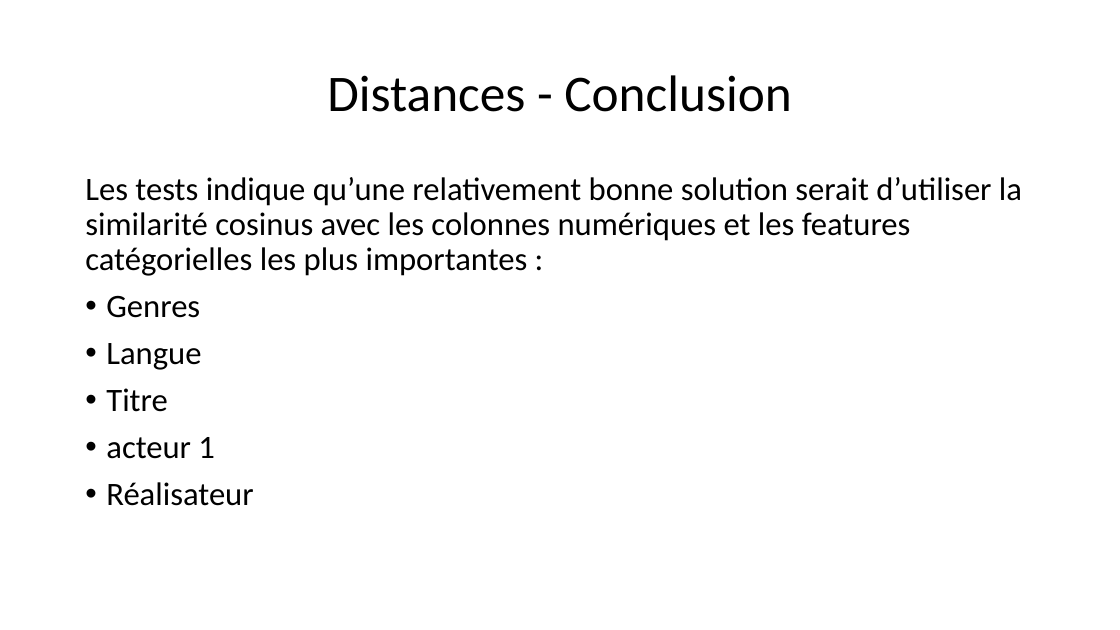
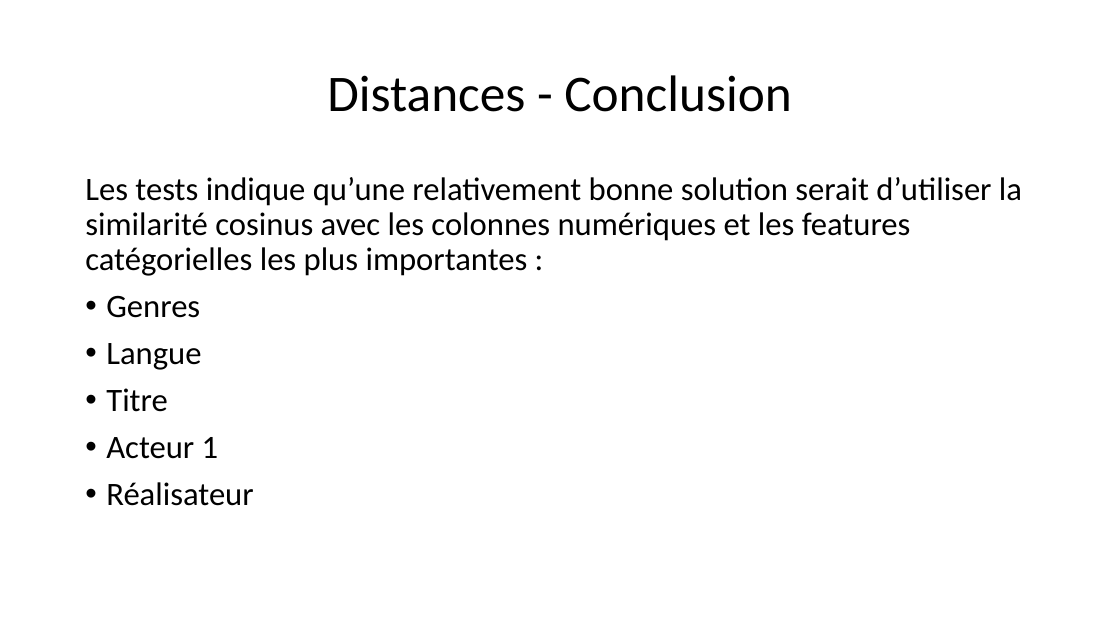
Before and after one commit to morganscao/Projet3, a slide deck: slide 32 of Rapport/Moteur de recommandations de films.pptx (slide 33 before the commit). Drawn at 1120x630 pixels with LibreOffice and Linux fonts; fonts in the diff are those of the drawing. Boxes give left, top, right and bottom in pixels: in the first picture for what was removed or moved away, otherwise in the second. Text is boxed around its words. In the diff, an @@ line names an element or a change of style, - is before the commit and + after.

```diff
--- a/Rapport/Moteur de recommandations de films.pptx
+++ b/Rapport/Moteur de recommandations de films.pptx
@@ text at bbox=[106, 437, 219, 459]: text changed @@
-• acteur 1
+• Acteur 1
```
Also in this commit, not shown: 8 other slides changed, 1 slide added, 2 slides removed, 1 other file.
